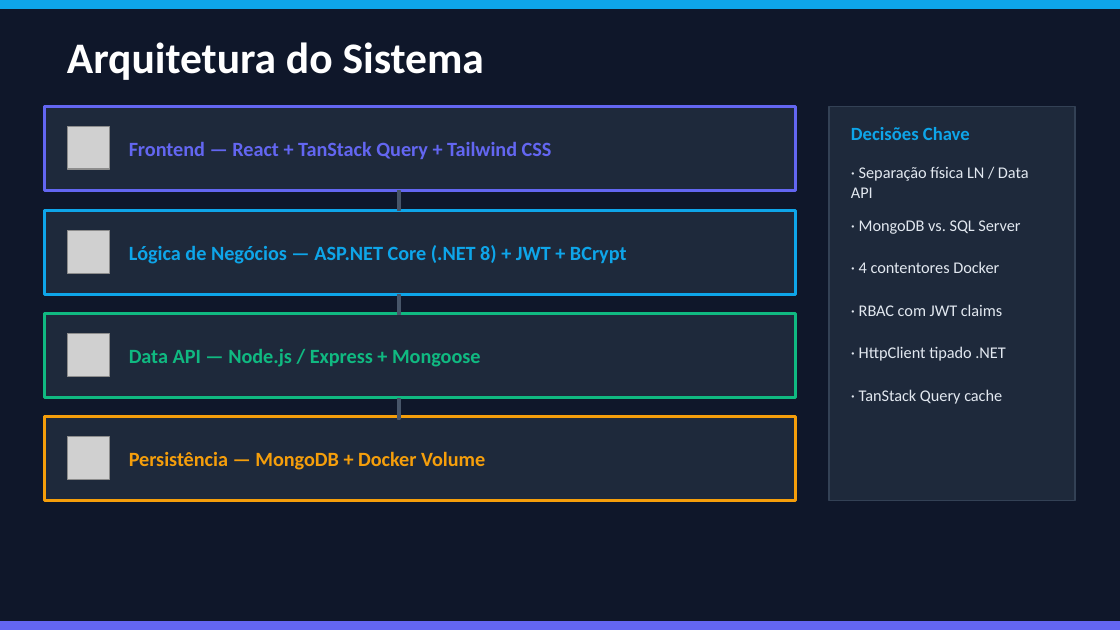
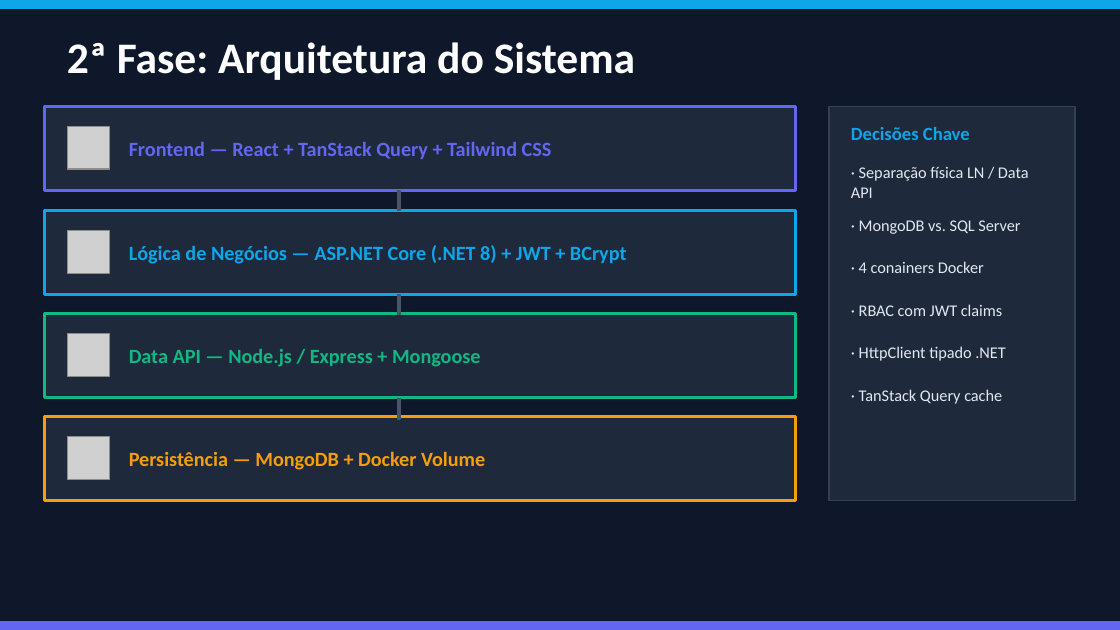
Before and after one commit to Diogoesteves11/LI4, a slide deck: slide 6 of FixNPresent_v2 .pptx. Drawn at 1120x630 pixels with LibreOffice and Linux fonts; fonts in the diff are those of the drawing; grey boxes stand for pictures. Boxes give left, top, right and bottom in pixels: in the first picture for what was removed or moved away, otherwise in the second. Text is boxed around its words. In the diff, an @@ line names an element or a change of style, - is before the commit and + after.

```diff
--- a/FixNPresent_v2 .pptx
+++ b/FixNPresent_v2 .pptx
@@ text at bbox=[67, 42, 635, 80]: text changed @@
-Arquitetura do Sistema
+2ª Fase: Arquitetura do Sistema
@@ text at bbox=[859, 261, 984, 273]: text changed @@
-· 4 contentores Docker
+· 4 conainers Docker
```
Also in this commit, not shown: 9 other slides changed, 4 slides added.
